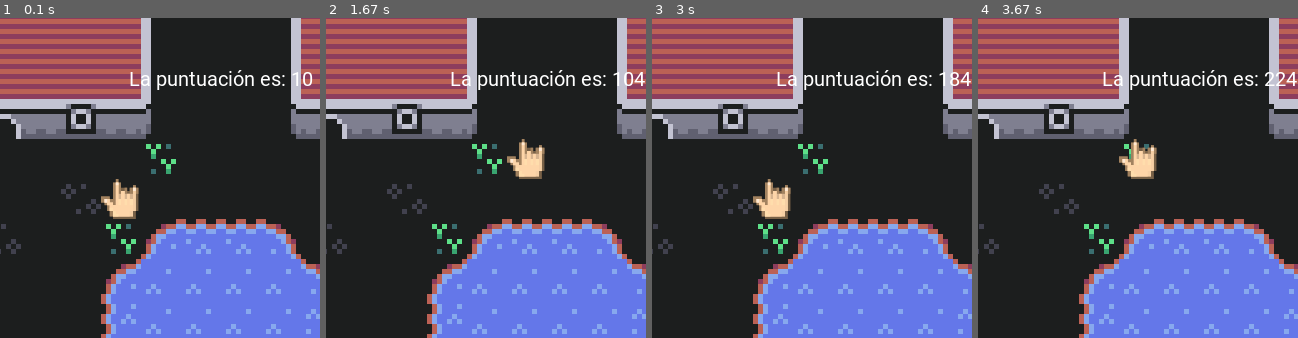
Above: before the commit, frames 1-4 (left to right).
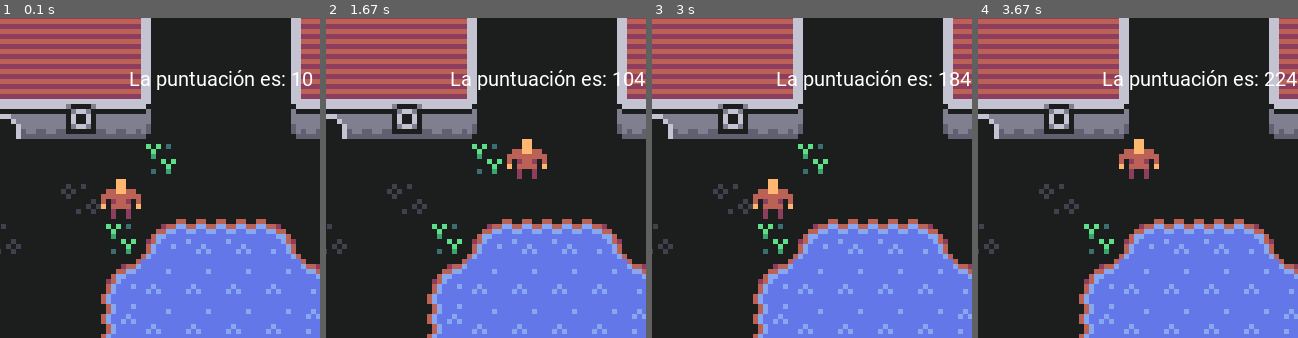
Above: after the commit, the same moments.

Repository: beacabdan/videogamesWithAI
Game: pygame game, started from class3funcionesGeneral.py
Same seed, same stepped clock (60 frames per second), same inputs: the game is played once before the commit and once after it.
Inputs:
- Up to frame 1 (0.1 s): no input
- Up to frame 2 (1.67 s): hold Right 0.33-0.8 s; hold Up 0.83-1.13 s; hold Right 1.17-1.63 s
- Up to frame 3 (3 s): hold Left 1.67-2.2 s; hold Down 2.23-2.53 s; hold Left 2.57-2.97 s
- Up to frame 4 (3.67 s): hold Up 3-3.37 s; hold Right from 3.4 s (still down)
The pictures show only the part of the screen within x 15-65%, y 6-56%; the shares and areas given below are measured in that part.

The runs differ from the first frame. In frame 1, 1.2% of the frame differs, in the area x 31-45%, y 50-63%; in frame 2, 1.2%; in frame 3, 1.2%; in frame 4, 1.2%, in the area x 44-57%, y 37-51%.

Commit message:
Ejemplos clase 3

Diff:
--- a/class3funcionesGeneral.py
+++ b/class3funcionesGeneral.py
@@ -55,12 +55,8 @@
             tile = pygame.transform.scale(tile_table[tile_x][tile_y], (tile_size, tile_size))
             gameDisplay.blit(tile, (column * tile_size, row * tile_size))
 
-
-
-def dibuja_jugador():
-    gameDisplay.blit(config.handImg, (config.display_width / width * player_pos[1],
-                                      config.display_height / height * player_pos[
-                                          0]))  # pon un sprite en la posición del jugador
+def dibuja_sprite(img, y, x):
+    gameDisplay.blit(img, (config.display_width / width * x, config.display_height / height * y))  # pon un sprite en la posición xy
 
 def mueve_player():
     steppable_tiles = [18, 16, 3, 35, 70, 92, 69]
@@ -108,7 +104,8 @@
 width = len(tablero[1])
 tile_size = int(config.display_width / width)
 
-config.handImg = pygame.transform.scale(config.handImg, (int(config.display_width/width), int(config.display_height/height)))
+jugador = tile_table[5][0]
+jugador = pygame.transform.scale(jugador, (int(config.display_width/width), int(config.display_height/height)))
 
 # generate a random position for the player and the food and place both in the 2d board
 player_pos = [5, 5]
@@ -134,7 +131,7 @@
 
     # DRAW SCENE
     dibuja_tablero()
-    dibuja_jugador()
+    dibuja_sprite(jugador, player_pos[0], player_pos[1])
 
     mensaje = "La puntuación es: " + str(puntuacion)
     escribe_texto(mensaje, config.display_width//2, 100)
